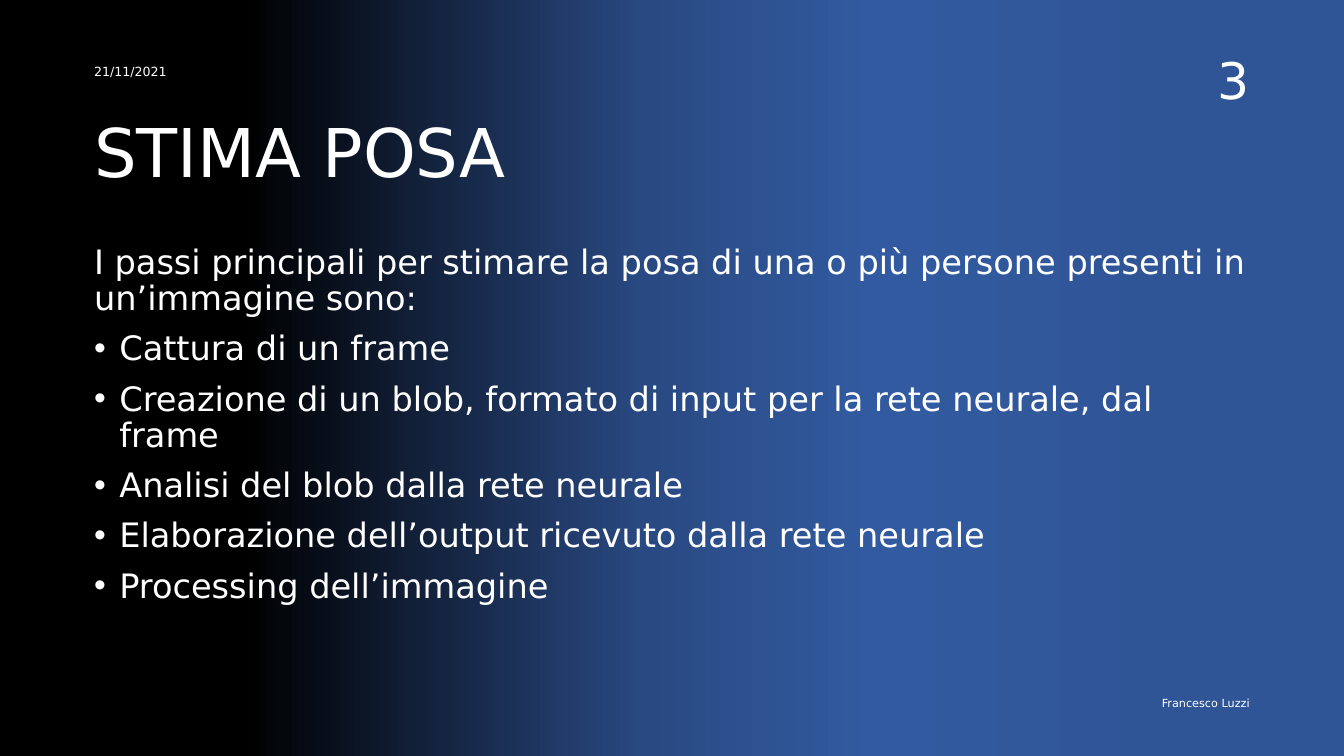
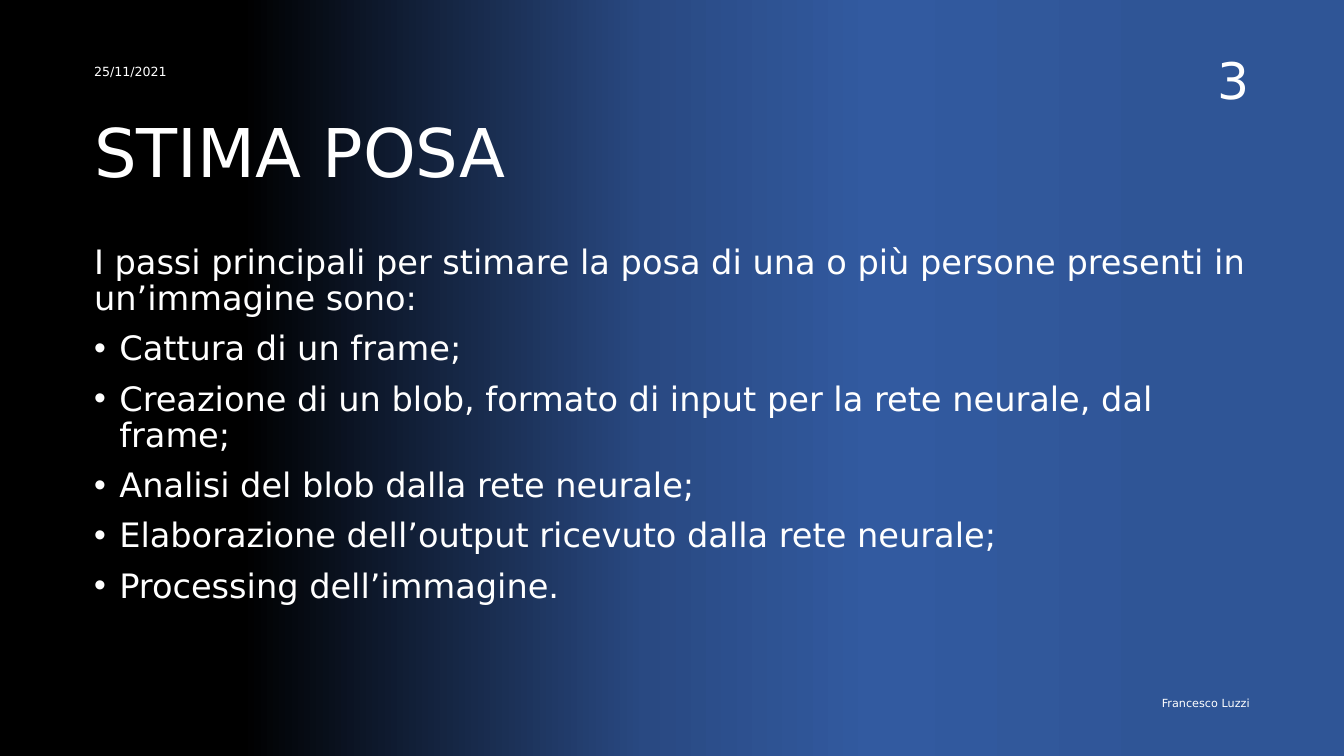
Before and after one commit to FrancescoLuzzi/Tesi, a slide deck: slide 3 of Presentazione.pptx. Drawn at 1344x756 pixels with LibreOffice and Linux fonts; fonts in the diff are those of the drawing. Boxes give left, top, right and bottom in pixels: in the first picture for what was removed or moved away, otherwise in the second. Text is boxed around its words. In the diff, an @@ line names an element or a change of style, - is before the commit and + after.

```diff
--- a/Presentazione.pptx
+++ b/Presentazione.pptx
@@ text at [94, 66, 167, 78]: text changed @@
-21/11/2021
+25/11/2021
@@ text at [119, 334, 1152, 605]: text changed @@
-• Cattura di un frame
-• Creazione di un blob, formato di input per la rete neurale, dal frame
-• Analisi del blob dalla rete neurale
-• Elaborazione dell’output ricevuto dalla rete neurale
-• Processing dell’immagine
+• Cattura di un frame;
+• Creazione di un blob, formato di input per la rete neurale, dal frame;
+• Analisi del blob dalla rete neurale;
+• Elaborazione dell’output ricevuto dalla rete neurale;
+• Processing dell’immagine.
```
Also in this commit, not shown: 12 other slides changed.
